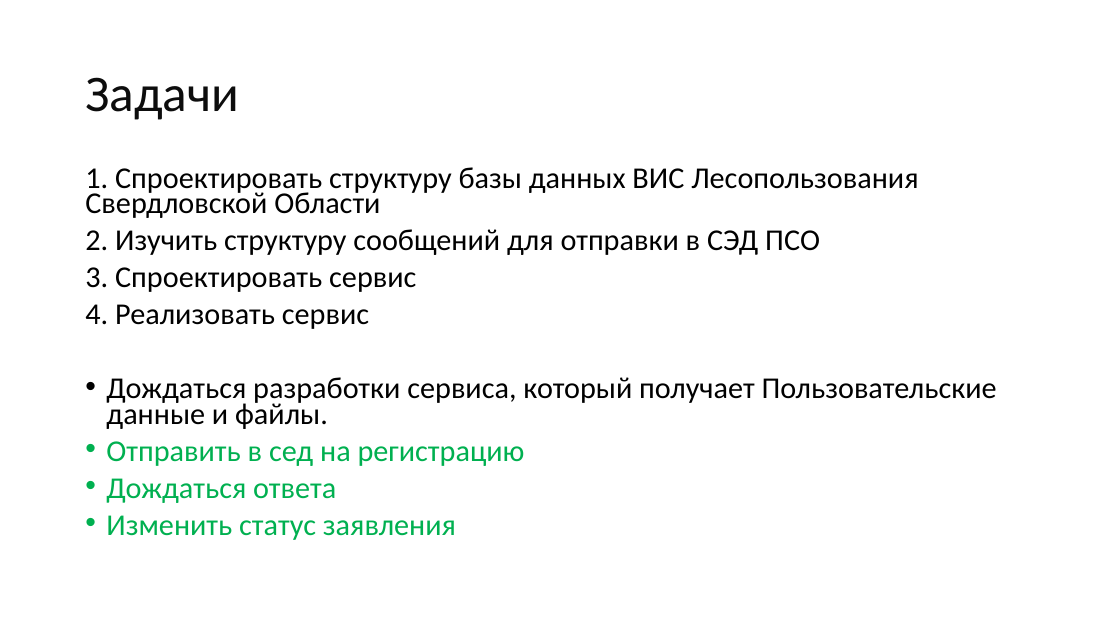
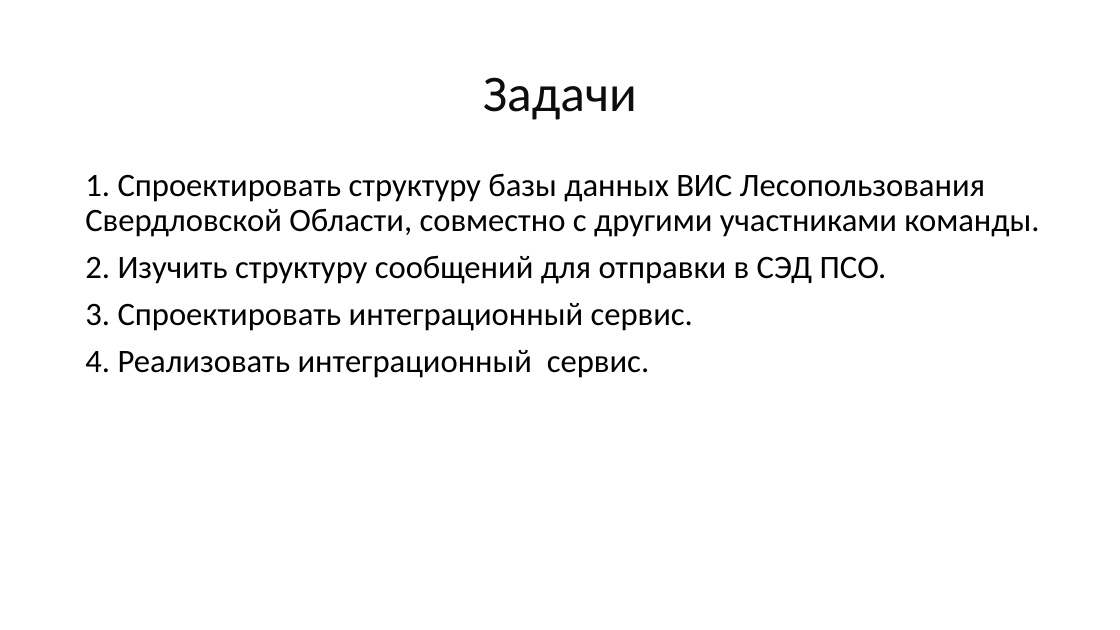
Before and after one commit to mcdodik20008/docs, a slide deck: slide 9 of Презентация.pptx (slide 6 before the commit). Drawn at 1120x630 pixels with LibreOffice and Linux fonts; fonts in the diff are those of the drawing. Boxes give left, top, right and bottom in pixels: in the first picture for what was removed or moved away, otherwise in the second. Text is boxed around its words. In the diff, an @@ line names an element or a change of style, - is before the commit and + after.

```diff
--- a/Презентация.pptx
+++ b/Презентация.pptx
@@ title "Задачи" at [483, 77, 637, 120]: text colour #0D0D0D to #3A3A3A; alignment left to centre @@
@@ text at [85, 173, 1039, 378]: text changed; size 25.9 to 28 pt; text colour #000000 to #303030 @@
-1. Спроектировать структуру базы данных ВИС Лесопользования Свердловской Области
-2. Изучить структуру сообщений для отправки в СЭД ПСО
-3. Спроектировать сервис
-4. Реализовать сервис
-• Дождаться разработки сервиса, который получает Пользовательские данные и файлы.
-• Отправить в сед на регистрацию
-• Дождаться ответа
-• Изменить статус заявления
+1. Спроектировать структуру базы данных ВИС Лесопользования Свердловской Области, совместно с другими участниками команды.
+2. Изучить структуру сообщений для отправки в СЭД ПСО.
+3. Спроектировать интеграционный сервис.
+4. Реализовать интеграционный сервис.
```
Also in this commit, not shown: 8 other slides changed, 4 slides added, 1 other file.
